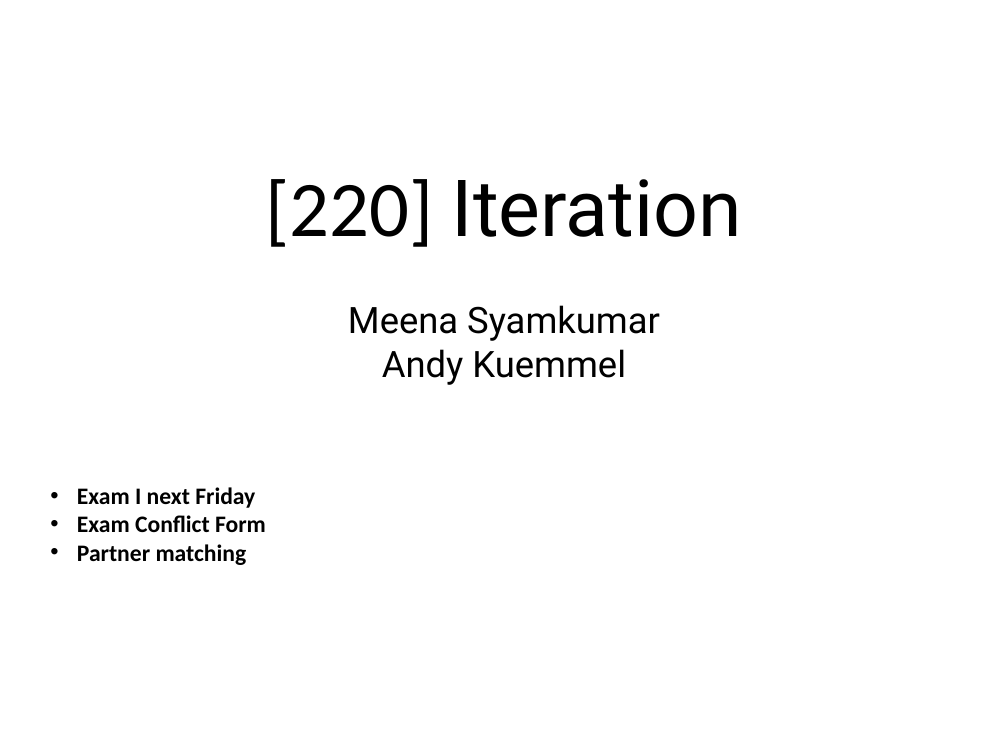
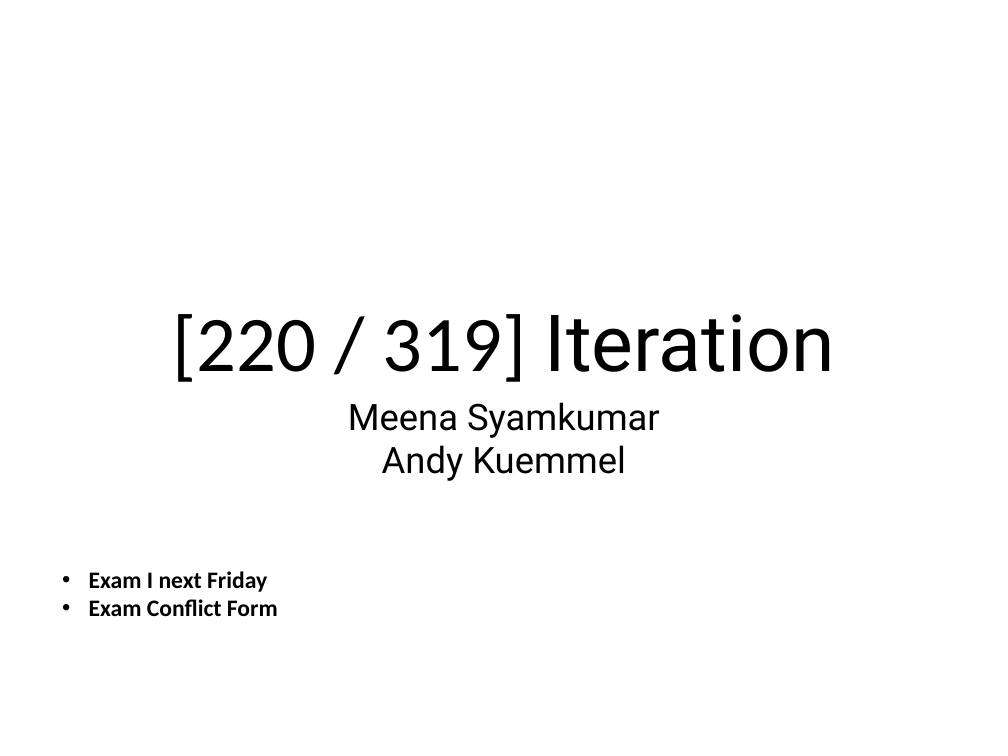
Before and after one commit to tylerharter/caraza-harter-com, a slide deck: slide 1 of tyler/meena/cs220/f21/materials/lec_11_F21.ppt. Drawn at 1008x756 pixels with LibreOffice and Linux fonts; fonts in the diff are those of the drawing. Boxes give left, top, right and bottom in pixels: in the first picture for what was removed or moved away, otherwise in the second. Text is boxed around its words. In the diff, an @@ line names an element or a change of style, - is before the commit and + after.

```diff
--- a/tyler/meena/cs220/f21/materials/lec_11_F21.ppt
+++ b/tyler/meena/cs220/f21/materials/lec_11_F21.ppt
@@ title at box(173, 314, 835, 382): text changed; font Roboto to Calibri @@
-[220] Iteration
+[220 / 319] Iteration
@@ subtitle "Meena Syamkumar": place and size @@
-subtitle "Meena Syamkumar" at box(348, 305, 660, 385)
+subtitle "Meena Syamkumar" at box(348, 402, 660, 481)
@@ text "Exam I next Friday": place and size @@
-text "Exam I next Friday" at box(77, 487, 266, 565)
+text "Exam I next Friday" at box(89, 571, 278, 616)
@@ text at box(77, 544, 247, 565): paragraph removed @@
-• Partner matching
```
Also in this commit, not shown: 4 other slides changed, 2 slides added, 4 slides removed, 4 other files.
